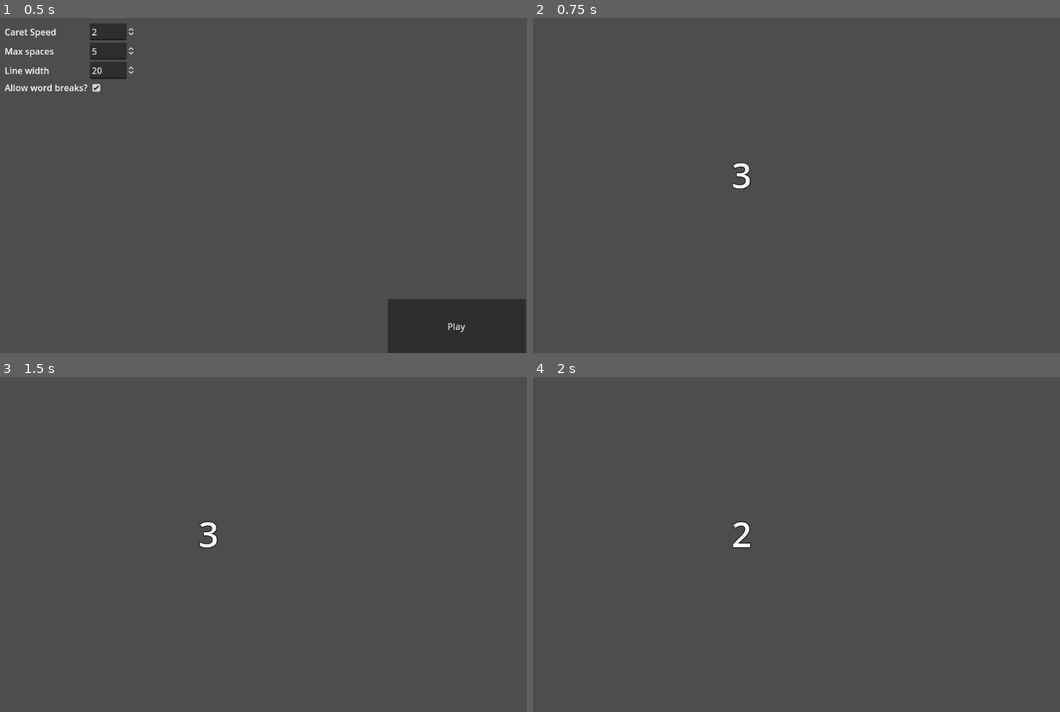
Above: before the commit, frames 1-4 (two rows, left to right).
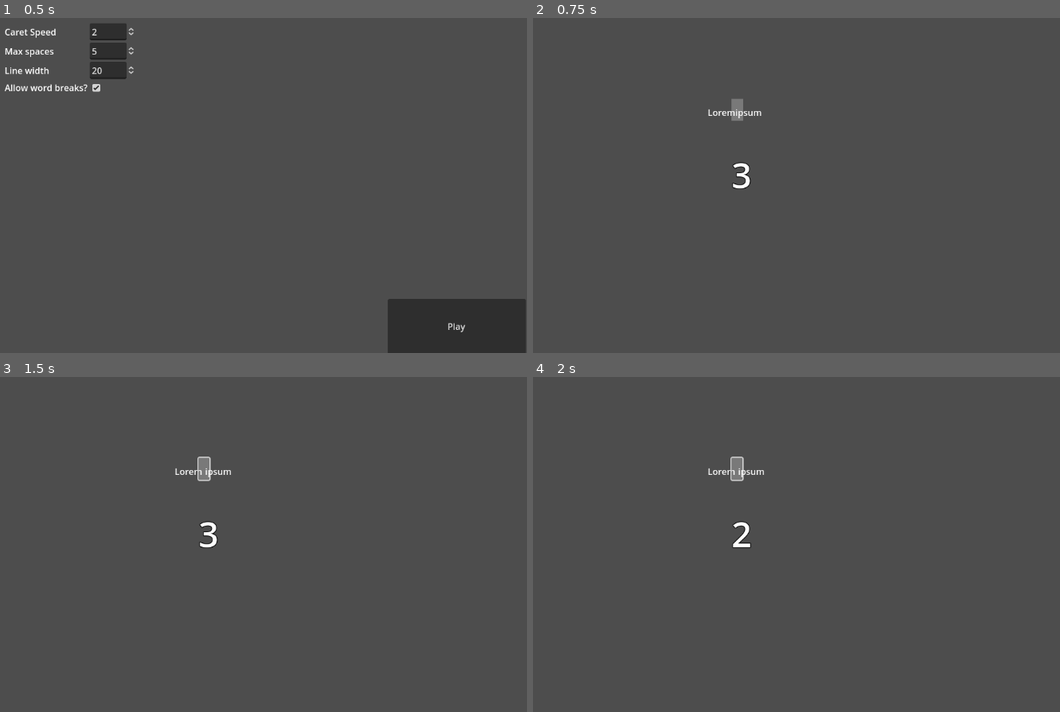
Above: after the commit, the same moments.

Repository: gams-n-such/LD54
Game: Godot game, scene res://Menu/main_menu.tscn
The game is run twice, just before and just after one commit, with the same random seed, the same clock (stepped at 60 frames per second) and the same inputs.
Inputs (mouse positions are in pixels of both pictures, inside the frame that each line leads up to):
- Up to frame 1 (0.5 s): no input
- Up to frame 2 (0.75 s): click "Play" at 0.5 s
- Up to frame 3 (1.5 s): click (205, 467) at 1.27 s
- Up to frame 4 (2 s): no input

Frame 1 is identical in both runs. In frame 2, 0.2% of the frame differs, in the area x 33-44%, y 24-31%; in frame 3, 0.3%, in the area x 33-44%, y 23-32%; in frame 4, 0.3%.

Commit message:
Main gameplay WIP

Diff:
--- /dev/null
+++ b/Gameplay/Text/text_line.gd
@@ -0,0 +1,20 @@
+extends Control
+
+
+# Called when the node enters the scene tree for the first time.
+func _ready():
+	pass # Replace with function body.
+
+
+# Called every frame. 'delta' is the elapsed time since the previous frame.
+func _process(delta):
+	pass
+
+
+func _on_game_space_gui_input(event):
+	var mouse_event = event as InputEventMouseButton
+	if mouse_event != null:
+		if mouse_event.pressed:
+			print(event.get_class())
+			$HBoxContainer/GameSpace.visible = !$HBoxContainer/GameSpace.visible
+	return
--- /dev/null
+++ b/Gameplay/Text/text_line.tscn
@@ -0,0 +1,33 @@
+[gd_scene load_steps=4 format=3 uid="uid://dghu5fqfwf78"]
+
+[ext_resource type="Script" path="res://Gameplay/Text/text_line.gd" id="1_utmk5"]
+[ext_resource type="PackedScene" uid="uid://c7n1rq7c2mnrb" path="res://Gameplay/Text/game_text_label.tscn" id="2_u783s"]
+[ext_resource type="PackedScene" uid="uid://hfrul0425lu0" path="res://Gameplay/Text/game_space.tscn" id="3_4l5ly"]
+
+[node name="TextLine" type="Control"]
+layout_mode = 3
+anchors_preset = 15
+anchor_right = 1.0
+anchor_bottom = 1.0
+grow_horizontal = 2
+grow_vertical = 2
+size_flags_vertical = 4
+script = ExtResource("1_utmk5")
+
+[node name="HBoxContainer" type="HBoxContainer" parent="."]
+layout_mode = 0
+offset_right = 99.0
+offset_bottom = 35.0
+theme_override_constants/separation = 0
+alignment = 1
+
+[node name="GameTextLabel" parent="HBoxContainer" instance=ExtResource("2_u783s")]
+layout_mode = 2
+text = "Lorem"
+
+[node name="GameSpace2" parent="HBoxContainer" instance=ExtResource("3_4l5ly")]
+layout_mode = 2
+
+[node name="GameTextLabel2" parent="HBoxContainer" instance=ExtResource("2_u783s")]
+layout_mode = 2
+text = "ipsum"
--- a/Gameplay/gameplay.tscn
+++ b/Gameplay/gameplay.tscn
@@ -1,8 +1,9 @@
-[gd_scene load_steps=6 format=3 uid="uid://4neuynylwq7q"]
+[gd_scene load_steps=7 format=3 uid="uid://4neuynylwq7q"]
 
 [ext_resource type="Script" path="res://Gameplay/gameplay.gd" id="1_gx5na"]
 [ext_resource type="PackedScene" uid="uid://dwwwc2xgdm8ts" path="res://Menu/pause_menu.tscn" id="2_ctq3r"]
 [ext_resource type="PackedScene" uid="uid://dq4u2fdnraeoq" path="res://Gameplay/countdown_timer.tscn" id="2_j8m7y"]
+[ext_resource type="PackedScene" uid="uid://dghu5fqfwf78" path="res://Gameplay/Text/text_line.tscn" id="4_enwtt"]
 
 [sub_resource type="StyleBoxEmpty" id="StyleBoxEmpty_ps75t"]
 
@@ -33,6 +34,7 @@
 
 [node name="CountdownUI" type="PanelContainer" parent="."]
 unique_name_in_owner = true
+process_mode = 2
 visible = false
 layout_mode = 1
 anchors_preset = 15
@@ -55,6 +57,13 @@
 vertical_alignment = 1
 uppercase = true
 
+[node name="TextLine" parent="." instance=ExtResource("4_enwtt")]
+layout_mode = 1
+offset_left = 514.0
+offset_top = 194.0
+offset_right = 514.0
+offset_bottom = 194.0
+
 [connection signal="tick" from="CountdownTimer" to="." method="_on_countdown_timer_tick"]
 [connection signal="timeout" from="CountdownTimer" to="." method="_on_countdown_timer_timeout"]
 [connection signal="resume_requested" from="PauseMenu" to="." method="_on_pause_menu_resume_requested"]
